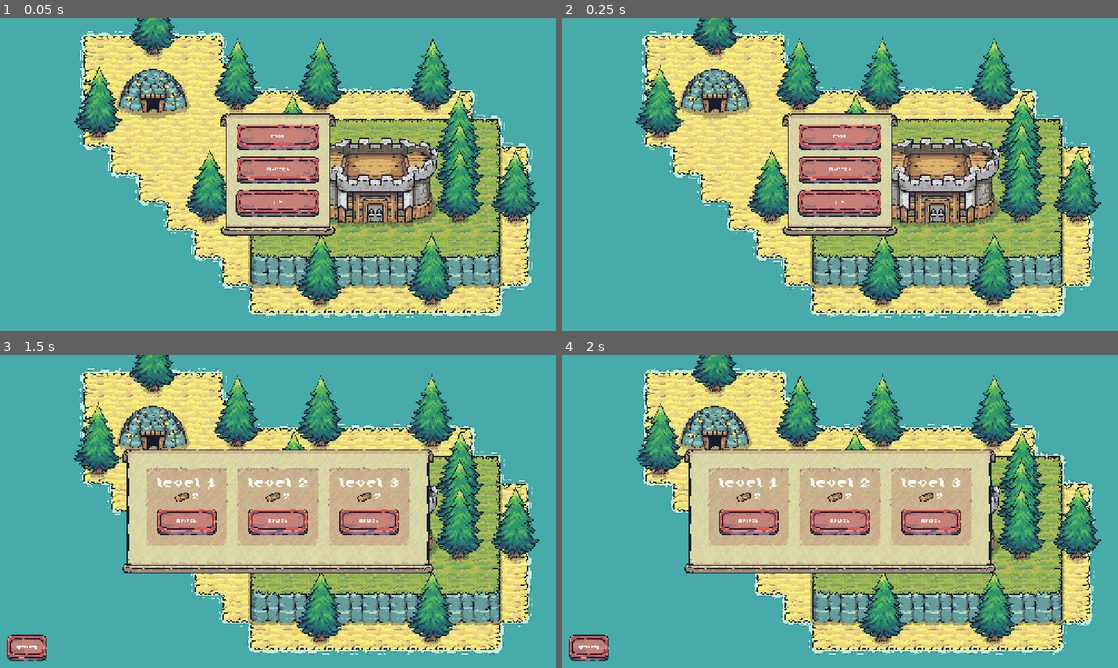
Above: before the commit, frames 1-4 (two rows, left to right).
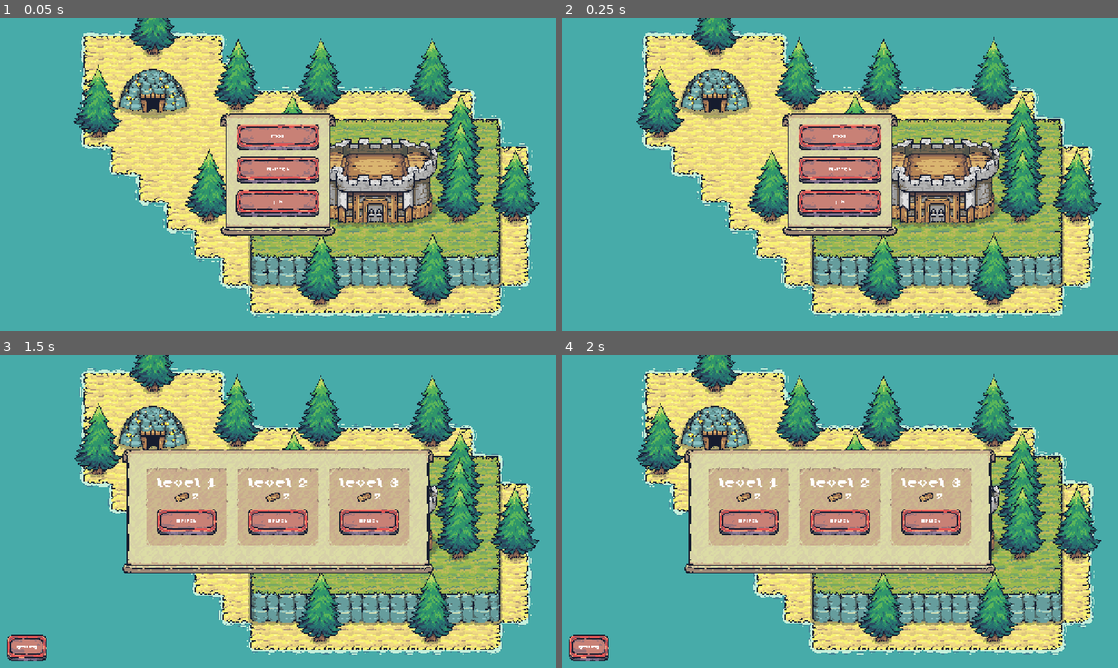
Above: after the commit, the same moments.

Repository: fkemeh18/grid-demo
Game: Godot game, scene res://Scenes/UI/Menus/main_menu.tscn
The game is run twice, just before and just after one commit, with the same random seed, the same clock (stepped at 60 frames per second) and the same inputs.
Inputs (mouse positions are in pixels of both pictures, inside the frame that each line leads up to):
- Up to frame 1 (0.05 s): no input
- Up to frame 2 (0.25 s): no input
- Up to frame 3 (1.5 s): click "Play" at 0.5 s; move the mouse to (400, 495) at 1.27 s; hold D (pan_right) from 1.28 s (still down); click (400, 495) at 1.35 s
- Up to frame 4 (2 s): keep holding D (pan_right)

The runs differ from the first frame. In frame 1, 3.8% of the frame differs, in the area x 13-96%, y 0-96%; in frame 2, 4.2%, in the area x 13-97%, y 0-96%; in frame 3, 3.0%; in frame 4, 3.5%.

Commit message:
Animation Update 4
Particle effects for both the building placement and destruction animations have been added to the game! they have functionality for removing themselves from the tree after their animation ends, freeing up space for the game, and have been tweaked to seamlessly enhance the corresponding animations.

Diff:
--- a/Scenes/Components/building_animator_component.gd
+++ b/Scenes/Components/building_animator_component.gd
@@ -4,6 +4,8 @@
 signal destroy_animation_finished
 
 @export var _mask_texture: Texture2D
+@export var _impact_particle_scene: PackedScene
+@export var _destroy_particle_scene: PackedScene
 
 var _active_tween: Tween
 var _animation_root_node : Node2D
@@ -23,6 +25,11 @@
 		_animation_root_node, "position", Vector2.ZERO, 0.275
 		).from(Vector2.UP * 128).set_trans(Tween.TRANS_QUAD
 		).set_ease(Tween.EASE_IN)
+	_active_tween.tween_callback(func():
+		var impact_particles = _impact_particle_scene.instantiate() as Node2D
+		owner.get_parent().add_child(impact_particles)
+		impact_particles.global_position = global_position
+		)
 	_active_tween.tween_property(
 		_animation_root_node, "position", Vector2.UP * 16, 0.125
 		).set_trans(Tween.TRANS_QUAD).set_ease(Tween.EASE_OUT)
@@ -38,6 +45,10 @@
 
 	_mask_node.texture = _mask_texture
 	_mask_node.clip_children = CanvasItem.CLIP_CHILDREN_ONLY
+
+	var destroy_particle = _destroy_particle_scene.instantiate() as Node2D
+	owner.get_parent().add_child(destroy_particle)
+	destroy_particle.global_position = global_position
 
 	_active_tween = create_tween()
 	_active_tween.tween_property(
--- a/Scenes/Components/building_animator_component.tscn
+++ b/Scenes/Components/building_animator_component.tscn
@@ -2,7 +2,11 @@
 
 [ext_resource type="Script" uid="uid://bim1acauid3lb" path="res://Scenes/Components/building_animator_component.gd" id="1_0muio"]
 [ext_resource type="Texture2D" uid="uid://bhdc6fnkfjd1u" path="res://Assets/Buildings/building_mask.png" id="2_hc60v"]
+[ext_resource type="PackedScene" uid="uid://dk84l35byf7c3" path="res://Scenes/VFX/building_impact_particles.tscn" id="3_pgtor"]
+[ext_resource type="PackedScene" uid="uid://d0x4nmaa45wru" path="res://Scenes/VFX/building_destroy_particles.tscn" id="4_g7bc5"]
 
 [node name="BuildingAnimatorComponent" type="Node2D" unique_id=1613588455]
 script = ExtResource("1_0muio")
 _mask_texture = ExtResource("2_hc60v")
+_impact_particle_scene = ExtResource("3_pgtor")
+_destroy_particle_scene = ExtResource("4_g7bc5")
--- /dev/null
+++ b/Scenes/VFX/building_destroy_particles.tscn
@@ -0,0 +1,100 @@
+[gd_scene format=3 uid="uid://d0x4nmaa45wru"]
+
+[ext_resource type="Texture2D" uid="uid://ju6dmgco8dph" path="res://Assets/VFX/particle.png" id="1_qt311"]
+
+[sub_resource type="Animation" id="Animation_kal2s"]
+length = 0.001
+tracks/0/type = "value"
+tracks/0/imported = false
+tracks/0/enabled = true
+tracks/0/path = NodePath("Node2D/GPUParticles2D:emitting")
+tracks/0/interp = 1
+tracks/0/loop_wrap = true
+tracks/0/keys = {
+"times": PackedFloat32Array(0),
+"transitions": PackedFloat32Array(1),
+"update": 1,
+"values": [false]
+}
+
+[sub_resource type="Animation" id="Animation_qt311"]
+resource_name = "default"
+length = 3.0
+step = 0.05
+tracks/0/type = "value"
+tracks/0/imported = false
+tracks/0/enabled = true
+tracks/0/path = NodePath("Node2D/GPUParticles2D:emitting")
+tracks/0/interp = 1
+tracks/0/loop_wrap = true
+tracks/0/keys = {
+"times": PackedFloat32Array(0, 0.85),
+"transitions": PackedFloat32Array(1, 1),
+"update": 1,
+"values": [true, false]
+}
+tracks/1/type = "method"
+tracks/1/imported = false
+tracks/1/enabled = true
+tracks/1/path = NodePath(".")
+tracks/1/interp = 1
+tracks/1/loop_wrap = true
+tracks/1/keys = {
+"times": PackedFloat32Array(3),
+"transitions": PackedFloat32Array(1),
+"values": [{
+"args": [],
+"method": &"queue_free"
+}]
+}
+
+[sub_resource type="AnimationLibrary" id="AnimationLibrary_kal2s"]
+_data = {
+&"RESET": SubResource("Animation_kal2s"),
+&"default": SubResource("Animation_qt311")
+}
+
+[sub_resource type="Curve" id="Curve_mrivx"]
+_data = [Vector2(0, 0), 0.0, 0.0, 0, 0, Vector2(0.14833757, 1), 0.0, 0.0, 0, 0, Vector2(1, 0), 0.0, 0.0, 0, 0]
+point_count = 3
+
+[sub_resource type="CurveTexture" id="CurveTexture_qt311"]
+curve = SubResource("Curve_mrivx")
+
+[sub_resource type="ParticleProcessMaterial" id="ParticleProcessMaterial_kal2s"]
+lifetime_randomness = 0.3
+particle_flag_disable_z = true
+emission_shape = 3
+emission_box_extents = Vector3(72, 1, 1)
+angle_min = 1.0728835e-05
+angle_max = 360.00003
+direction = Vector3(0, -1, 0)
+spread = 15.0
+initial_velocity_min = 100.0
+initial_velocity_max = 200.0
+angular_velocity_min = -360.0
+angular_velocity_max = 359.99997
+gravity = Vector3(0, -200, 0)
+scale_curve = SubResource("CurveTexture_qt311")
+
+[node name="BuildingDestroyParticles" type="Node2D" unique_id=306116308]
+y_sort_enabled = true
+
+[node name="AnimationPlayer" type="AnimationPlayer" parent="." unique_id=1882351077]
+libraries/ = SubResource("AnimationLibrary_kal2s")
+autoplay = &"default"
+
+[node name="Node2D" type="Node2D" parent="." unique_id=1825679946]
+position = Vector2(0, 16)
+
+[node name="GPUParticles2D" type="GPUParticles2D" parent="Node2D" unique_id=2035648924]
+emitting = false
+amount = 50
+texture = ExtResource("1_qt311")
+lifetime = 1.5
+one_shot = true
+explosiveness = 0.15
+fixed_fps = 0
+interpolate = false
+draw_order = 0
+process_material = SubResource("ParticleProcessMaterial_kal2s")
--- /dev/null
+++ b/Scenes/VFX/building_impact_particles.tscn
@@ -0,0 +1,152 @@
+[gd_scene format=3 uid="uid://dk84l35byf7c3"]
+
+[ext_resource type="Texture2D" uid="uid://ju6dmgco8dph" path="res://Assets/VFX/particle.png" id="1_7j3cr"]
+
+[sub_resource type="Animation" id="Animation_rxyx8"]
+length = 0.001
+tracks/0/type = "value"
+tracks/0/imported = false
+tracks/0/enabled = true
+tracks/0/path = NodePath("GPUParticles2DR:emitting")
+tracks/0/interp = 1
+tracks/0/loop_wrap = true
+tracks/0/keys = {
+"times": PackedFloat32Array(0),
+"transitions": PackedFloat32Array(1),
+"update": 1,
+"values": [false]
+}
+tracks/1/type = "value"
+tracks/1/imported = false
+tracks/1/enabled = true
+tracks/1/path = NodePath("GPUParticles2DL:emitting")
+tracks/1/interp = 1
+tracks/1/loop_wrap = true
+tracks/1/keys = {
+"times": PackedFloat32Array(0),
+"transitions": PackedFloat32Array(1),
+"update": 1,
+"values": [false]
+}
+
+[sub_resource type="Animation" id="Animation_7j3cr"]
+resource_name = "default"
+length = 2.0
+tracks/0/type = "value"
+tracks/0/imported = false
+tracks/0/enabled = true
+tracks/0/path = NodePath("GPUParticles2DR:emitting")
+tracks/0/interp = 1
+tracks/0/loop_wrap = true
+tracks/0/keys = {
+"times": PackedFloat32Array(0),
+"transitions": PackedFloat32Array(1),
+"update": 1,
+"values": [true]
+}
+tracks/1/type = "value"
+tracks/1/imported = false
+tracks/1/enabled = true
+tracks/1/path = NodePath("GPUParticles2DL:emitting")
+tracks/1/interp = 1
+tracks/1/loop_wrap = true
+tracks/1/keys = {
+"times": PackedFloat32Array(0),
+"transitions": PackedFloat32Array(1),
+"update": 1,
+"values": [true]
+}
+tracks/2/type = "method"
+tracks/2/imported = false
+tracks/2/enabled = true
+tracks/2/path = NodePath(".")
+tracks/2/interp = 1
+tracks/2/loop_wrap = true
+tracks/2/keys = {
+"times": PackedFloat32Array(2),
+"transitions": PackedFloat32Array(1),
+"values": [{
+"args": [],
+"method": &"queue_free"
+}]
+}
+
+[sub_resource type="AnimationLibrary" id="AnimationLibrary_rxyx8"]
+_data = {
+&"RESET": SubResource("Animation_rxyx8"),
+&"default": SubResource("Animation_7j3cr")
+}
+
+[sub_resource type="Curve" id="Curve_7j3cr"]
+_data = [Vector2(0, 0), 0.0, 0.0, 0, 0, Vector2(0.14833757, 1), 0.0, 0.0, 0, 0, Vector2(1, 0), 0.0, 0.0, 0, 0]
+point_count = 3
+
+[sub_resource type="CurveTexture" id="CurveTexture_rxyx8"]
+curve = SubResource("Curve_7j3cr")
+
+[sub_resource type="ParticleProcessMaterial" id="ParticleProcessMaterial_7j3cr"]
+lifetime_randomness = 0.3
+particle_flag_disable_z = true
+emission_shape = 1
+emission_sphere_radius = 16.0
+angle_min = 1.0728835e-05
+angle_max = 360.00003
+spread = 15.0
+initial_velocity_min = 100.0
+initial_velocity_max = 500.0
+angular_velocity_min = -360.0
+angular_velocity_max = 359.99997
+gravity = Vector3(0, -500, 0)
+damping_min = 500.00003
+damping_max = 750.00006
+scale_curve = SubResource("CurveTexture_rxyx8")
+
+[sub_resource type="ParticleProcessMaterial" id="ParticleProcessMaterial_rxyx8"]
+lifetime_randomness = 0.3
+particle_flag_disable_z = true
+emission_shape = 1
+emission_sphere_radius = 16.0
+angle_min = 1.0728835e-05
+angle_max = 360.00003
+spread = 15.0
+initial_velocity_min = 100.0
+initial_velocity_max = 500.0
+angular_velocity_min = -360.0
+angular_velocity_max = 359.99997
+gravity = Vector3(0, -500, 0)
+damping_min = 500.00003
+damping_max = 750.00006
+scale_curve = SubResource("CurveTexture_rxyx8")
+
+[node name="BuildingImpactParticles" type="Node2D" unique_id=518779143]
+
+[node name="AnimationPlayer" type="AnimationPlayer" parent="." unique_id=2121097945]
+libraries/ = SubResource("AnimationLibrary_rxyx8")
+autoplay = &"default"
+
+[node name="GPUParticles2DR" type="GPUParticles2D" parent="." unique_id=298608133]
+position = Vector2(0, -24)
+emitting = false
+amount = 15
+texture = ExtResource("1_7j3cr")
+lifetime = 0.5
+one_shot = true
+explosiveness = 0.9
+fixed_fps = 0
+interpolate = false
+draw_order = 0
+process_material = SubResource("ParticleProcessMaterial_7j3cr")
+
+[node name="GPUParticles2DL" type="GPUParticles2D" parent="." unique_id=2014130667]
+position = Vector2(0, -24)
+rotation = -3.1415927
+emitting = false
+amount = 15
+texture = ExtResource("1_7j3cr")
+lifetime = 0.5
+one_shot = true
+explosiveness = 0.9
+fixed_fps = 0
+interpolate = false
+draw_order = 0
+process_material = SubResource("ParticleProcessMaterial_rxyx8")
Binary file added: Assets/VFX/particle.png
Not shown, added: Assets/VFX/particle.png.import
